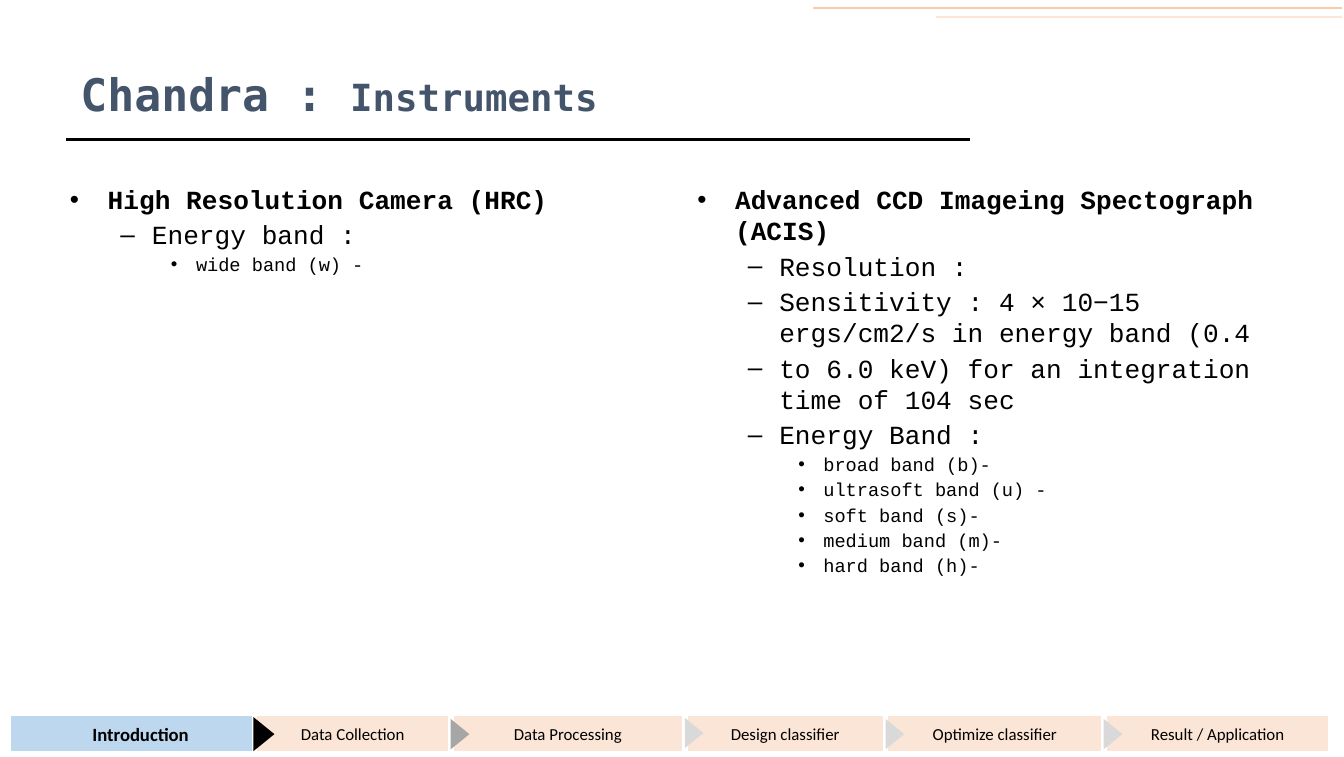
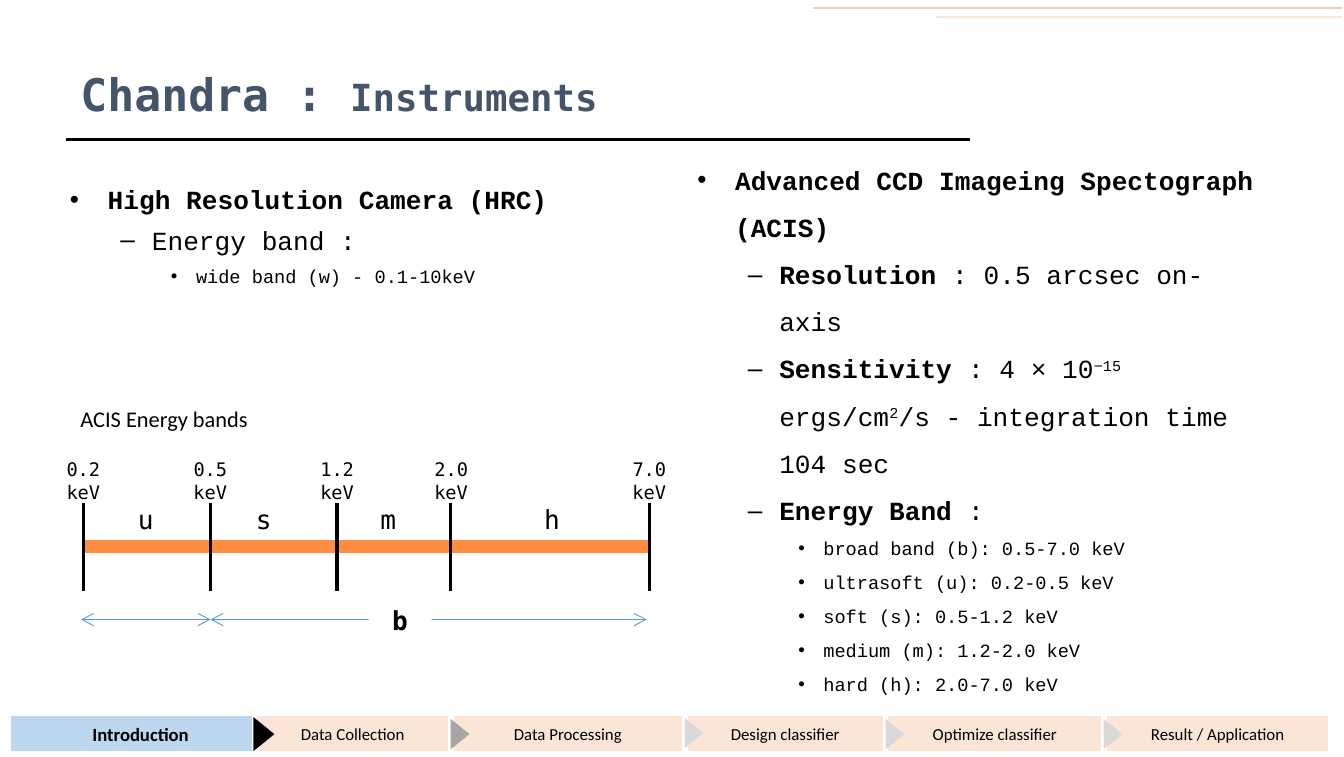
Before and after one commit to KumaranShivam5/gemini, a slide deck: slide 11 of presentation/end_sem_dec_2021/ppt_draft_backup.pptx (slide 9 before the commit). Drawn at 1344x757 pixels with LibreOffice and Linux fonts; fonts in the diff are those of the drawing. Boxes give left, top, right and bottom in pixels: in the first picture for what was removed or moved away, otherwise in the second. Text is boxed around its words. In the diff, an @@ line names an element or a change of style, - is before the commit and + after.

```diff
--- a/presentation/end_sem_dec_2021/ppt_draft_backup.pptx
+++ b/presentation/end_sem_dec_2021/ppt_draft_backup.pptx
@@ text "Advanced CCD Imageing Spectograph (ACIS)": place and size @@
-text "Advanced CCD Imageing Spectograph (ACIS)" at [735, 191, 1253, 576]
+text "Advanced CCD Imageing Spectograph (ACIS)" at [735, 171, 1253, 695]
@@ text at [735, 171, 1253, 526]: bold on in "Energy Band"; line spacing 1 to 1.5; less space between paragraphs @@
@@ text at [108, 191, 547, 256]: more space between paragraphs @@
@@ text at [779, 266, 1228, 474]: text changed @@
-  – Resolution :
-  – Sensitivity : 4 × 10−15 ergs/cm2/s in energy band (0.4
-  – to 6.0 keV) for an integration time of 104 sec
+  – Resolution : 0.5 arcsec on-axis
+  – Sensitivity : 4 × 10−15 ergs/cm2/s - integration time 104 sec
@@ text at [196, 270, 476, 287]: text changed @@
-    • wide band (w) -
+    • wide band (w) - 0.1-10keV
@@ text added at [80, 411, 248, 431], 12 pt, text #000000 @@
+ACIS Energy bands
@@ text added at [67, 462, 101, 504], 10 pt, text #000000 @@
+0.2 keV
@@ text added at [193, 462, 228, 504], 10 pt, text #000000 @@
+0.5 keV
@@ text added at [320, 462, 354, 504], 10 pt, text #000000 @@
+1.2 keV
@@ text added at [434, 462, 468, 504], 10 pt, text #000000 @@
+2.0 keV
@@ text added at [632, 462, 667, 504], 10 pt, text #000000 @@
+7.0 keV
@@ line added from (83, 503) to (83, 590), #000000 1.75 pt @@
@@ line added from (210, 503) to (210, 590), #000000 1.75 pt @@
@@ line added from (337, 503) to (337, 590), #000000 1.75 pt @@
@@ line added from (450, 503) to (450, 590), #000000 1.75 pt @@
@@ text added at [544, 509, 560, 529], 14 pt, text #000000 @@
+h
@@ line added from (649, 503) to (649, 590), #000000 1.75 pt @@
@@ text added at [138, 514, 154, 530], 14 pt, text #000000 @@
+u
@@ text added at [256, 514, 272, 530], 14 pt, text #000000 @@
+s
@@ text added at [380, 514, 396, 529], 14 pt, text #000000 @@
+m
@@ rectangle added at [83, 542, 649, 552], fill #FF8D41, outline #FF8D41 1 pt @@
@@ text at [823, 542, 1125, 695]: text changed @@
-    • broad band (b)-
-    • ultrasoft band (u) -
-    • soft band (s)-
-    • medium band (m)-
-    • hard band (h)-
+    • broad band (b): 0.5-7.0 keV
+    • ultrasoft (u): 0.2-0.5 keV
+    • soft (s): 0.5-1.2 keV
+    • medium (m): 1.2-2.0 keV
+    • hard (h): 2.0-7.0 keV
@@ double arrow added from (81, 620) to (211, 620), #5B9BD5 0.5 pt @@
@@ double arrow added from (211, 620) to (646, 620), #5B9BD5 0.5 pt @@
@@ text added at [392, 610, 408, 631], 14 pt, text #000000, bold @@
+b
```
Also in this commit, not shown: 53 other slides changed, 9 slides added, 1 slide removed, 15 other files.
